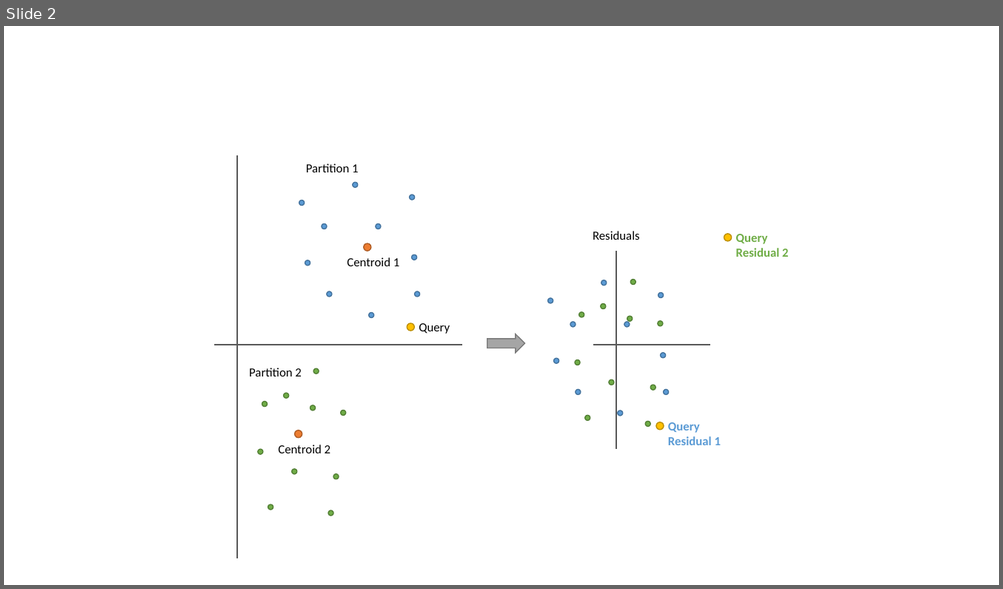
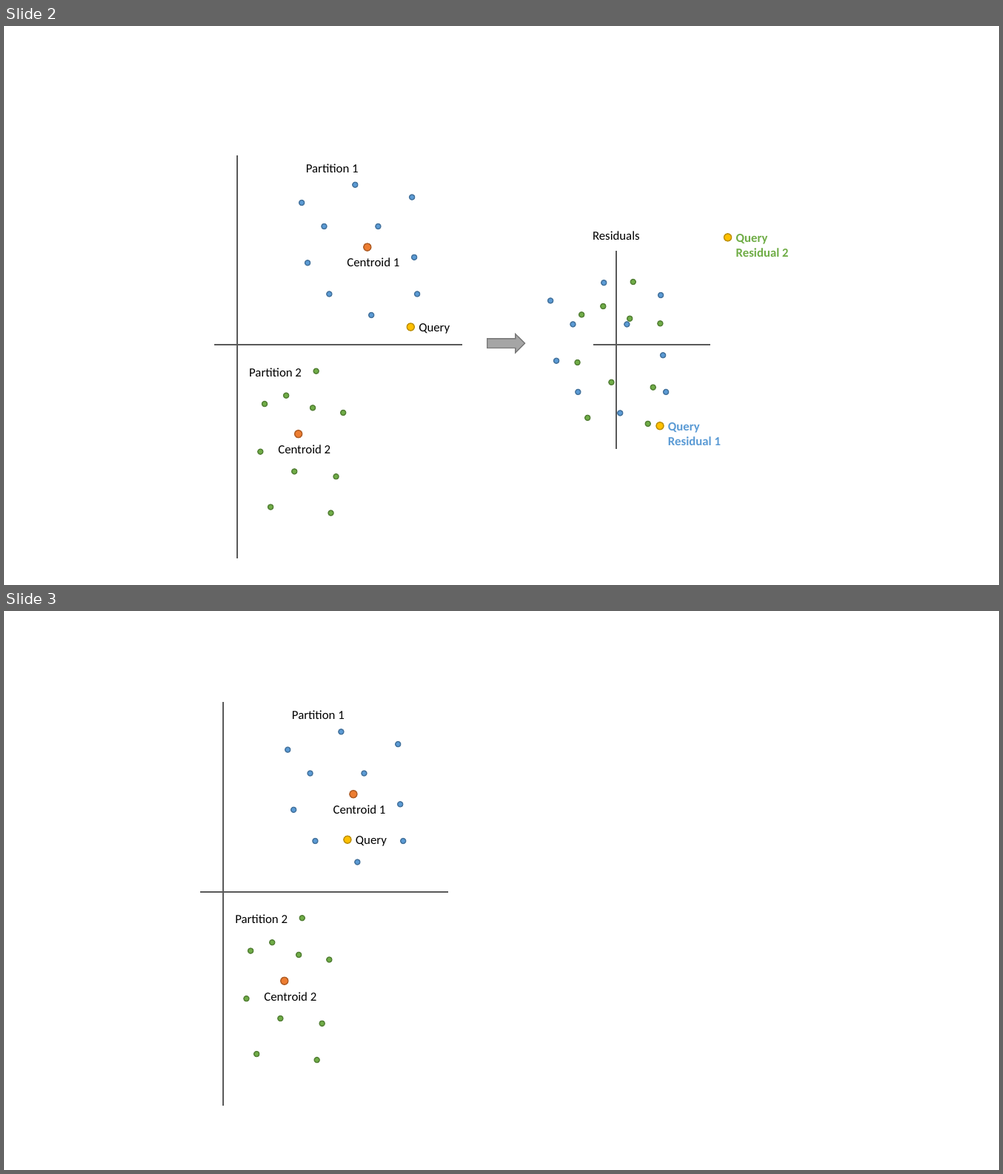
Before and after one commit to chrisjmccormick/chrisjmccormick.github.io, a slide deck: assets/FAISS/Illustrations.pptx. Shown one above the other, each under a label of ours: slide 2 before the commit, slides 2 and 3 after it. The pictures are 1003x589 and 1003x1174 pixels, drawn with LibreOffice and Linux fonts; fonts in the diff are those of the drawing. Boxes give left, top, right and bottom in pixels: in the first picture for what was removed or moved away, otherwise in the second. Text is boxed around its words. In the diff, an @@ line names an element or a change of style, - is before the commit and + after.

```diff
--- a/assets/FAISS/Illustrations.pptx
+++ b/assets/FAISS/Illustrations.pptx
@@ slide 3 added at [4,611,999,1170], background #FFFFFF @@
@@ line added from (223, 702) to (223, 1106), #595959 1.5 pt @@
@@ text added at [292,710,344,719], 12 pt, text #000000 @@
+Partition 1
@@ ellipse added at [338,729,344,735], fill #5B9BD5, outline #43739E 1 pt @@
@@ ellipse added at [395,741,401,747], fill #5B9BD5, outline #43739E 1 pt @@
@@ ellipse added at [285,748,290,753], fill #5B9BD5, outline #43739E 1 pt @@
@@ ellipse added at [307,771,313,776], fill #5B9BD5, outline #43739E 1 pt @@
@@ ellipse added at [361,771,367,776], fill #5B9BD5, outline #43739E 1 pt @@
@@ ellipse added at [291,807,296,812], fill #5B9BD5, outline #43739E 1 pt @@
@@ text added at [333,805,385,814], 12 pt, text #000000 @@
+Centroid 1
@@ ellipse added at [350,791,357,798], fill #ED7D31, outline #AF5C24 1 pt @@
@@ ellipse added at [398,802,403,807], fill #5B9BD5, outline #43739E 1 pt @@
@@ ellipse added at [313,839,318,844], fill #5B9BD5, outline #43739E 1 pt @@
@@ ellipse added at [344,836,351,844], fill #FFC000, outline #BD8E00 1 pt @@
@@ text added at [356,836,387,846], 12 pt, text #000000 @@
+Query
@@ ellipse added at [400,839,405,844], fill #5B9BD5, outline #43739E 1 pt @@
@@ ellipse added at [355,860,360,865], fill #5B9BD5, outline #43739E 1 pt @@
@@ line added from (200, 892) to (448, 892), #595959 1.5 pt @@
@@ text added at [235,914,287,923], 12 pt, text #000000 @@
+Partition 2
@@ ellipse added at [299,916,304,921], fill #70AD47, outline #538035 1 pt @@
@@ ellipse added at [270,940,275,945], fill #70AD47, outline #538035 1 pt @@
@@ ellipse added at [248,949,253,954], fill #70AD47, outline #538035 1 pt @@
@@ ellipse added at [296,953,301,958], fill #70AD47, outline #538035 1 pt @@
@@ ellipse added at [327,957,332,963], fill #70AD47, outline #538035 1 pt @@
@@ ellipse added at [281,977,288,985], fill #ED7D31, outline #AF5C24 1 pt @@
@@ ellipse added at [244,997,249,1002], fill #70AD47, outline #538035 1 pt @@
@@ text added at [264,992,316,1001], 12 pt, text #000000 @@
+Centroid 2
@@ ellipse added at [278,1016,283,1022], fill #70AD47, outline #538035 1 pt @@
@@ ellipse added at [319,1022,325,1027], fill #70AD47, outline #538035 1 pt @@
@@ ellipse added at [254,1052,259,1057], fill #70AD47, outline #538035 1 pt @@
@@ ellipse added at [314,1058,319,1063], fill #70AD47, outline #538035 1 pt @@
```
Also in this commit, not shown: 2 other files.
